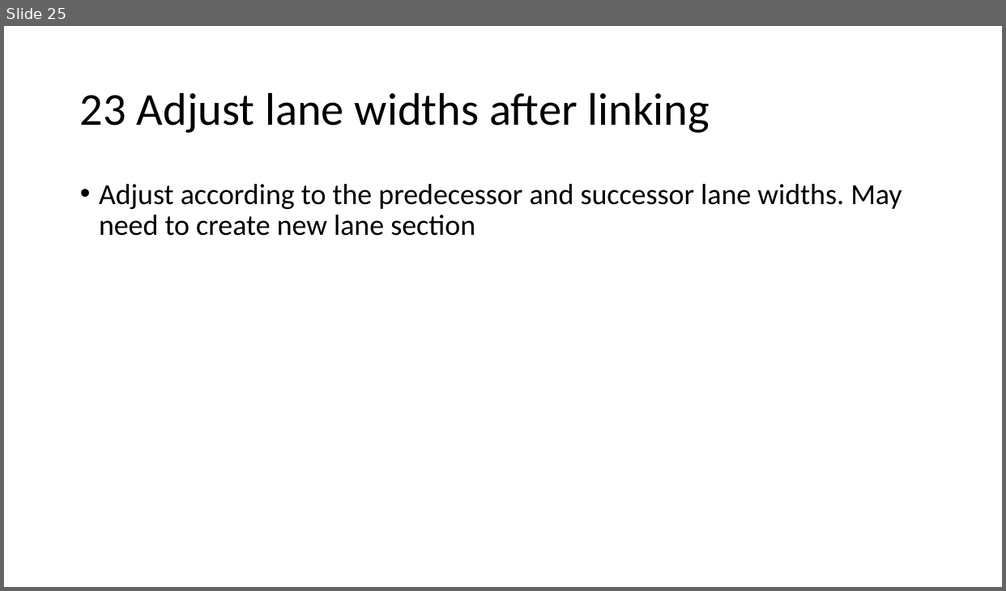
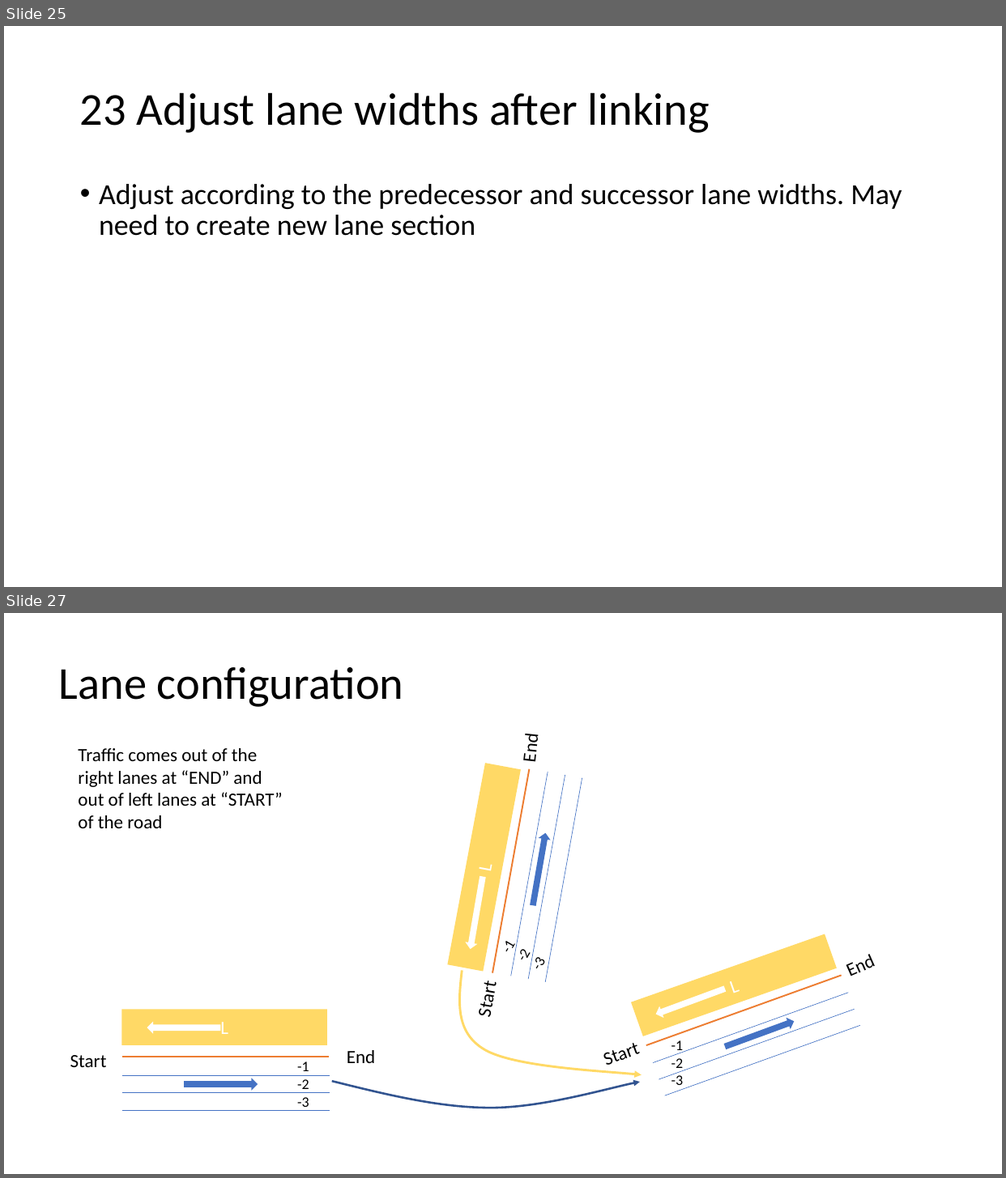
Before and after one commit to AugmentedDesignLab/junction-art, a slide deck: plan/challenges.pptx. Shown one above the other, each under a label of ours: slide 25 before the commit, slides 25 and 27 after it; the slides between them are not shown. The pictures are 1006x591 and 1006x1178 pixels, drawn with LibreOffice and Linux fonts; fonts in the diff are those of the drawing. Boxes give left, top, right and bottom in pixels: in the first picture for what was removed or moved away, otherwise in the second. Text is boxed around its words. In the diff, an @@ line names an element or a change of style, - is before the commit and + after.

Commit message:
documentation on lane linker

```diff
--- a/plan/challenges.pptx
+++ b/plan/challenges.pptx
@@ slide 27 added at [4,613,1002,1174], background #FFFFFF @@
@@ title added at [59,667,404,707], 44 pt, text #000000 @@
+Lane configuration
@@ text added at [78,748,283,828], 18 pt, text #000000 @@
+Traffic comes out of the right lanes at “END” and out of left lanes at “START” of the road
@@ group added at [447,737,582,1017]: 4 lines, 3 texts, 2 right arrows, 1 rectangle @@
+Start
+-1
+-2
+-3
+End
+L
@@ freeform shape added at [460,971,641,1076], outline #FFD966 2.25 pt @@
@@ group added at [591,934,876,1096]: 4 lines, 3 texts, 2 right arrows, 1 rectangle @@
+Start
+-1
+-2
+-3
+End
+L
@@ group added at [70,1010,376,1111]: 4 lines, 3 texts, 2 right arrows, 1 rectangle @@
+L
+Start
+End
+-1
+-2
+-3
@@ freeform shape added at [332,1082,640,1109], outline #325491 2 pt @@
```
Also in this commit, not shown: 1 slide changed, 1 other slide added, 3 other files.
